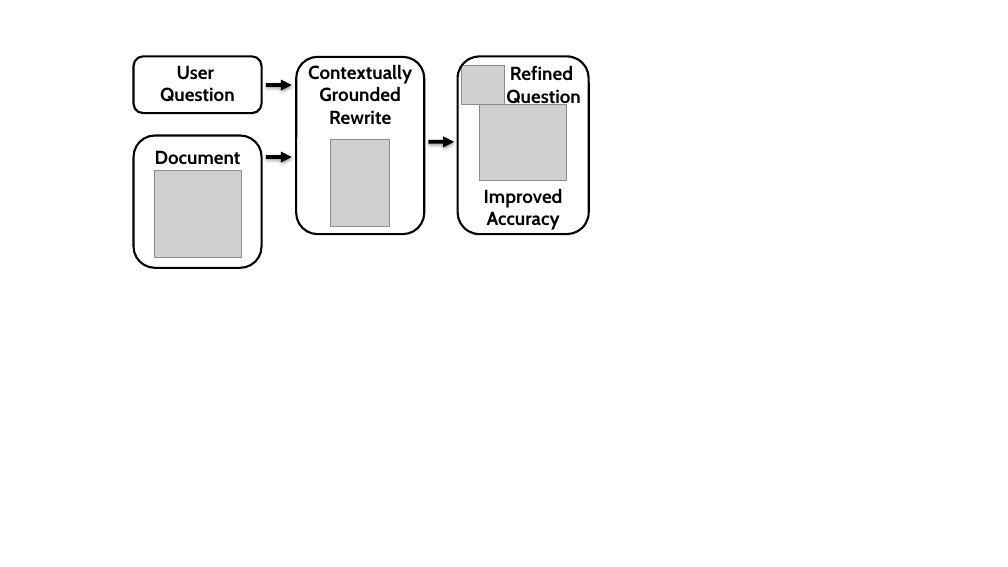
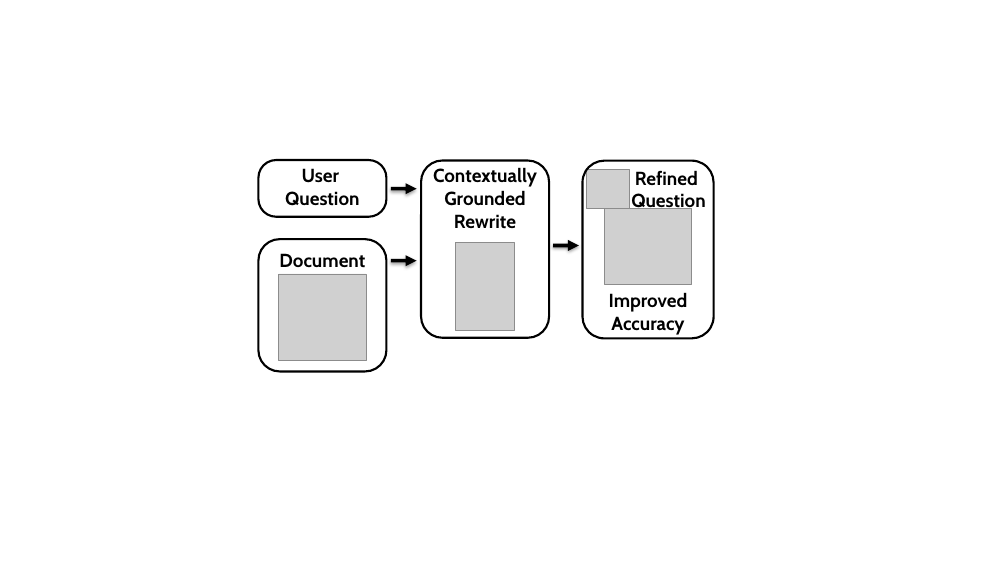
Before and after one commit to mmajurski/lm-rewrite-uplift, a slide deck: slide 3 of paper/figs/fig1.pptx. Drawn at 1008x567 pixels with LibreOffice and Linux fonts; fonts in the diff are those of the drawing; grey boxes stand for pictures. Boxes give left, top, right and bottom in pixels: in the first picture for what was removed or moved away, otherwise in the second. Text is boxed around its words. In the diff, an @@ line names an element or a change of style, - is before the commit and + after.

Commit message:
first half of results rewrite

```diff
--- a/paper/figs/fig1.pptx
+++ b/paper/figs/fig1.pptx
@@ rounded rectangle at bbox=[259, 160, 386, 217]: proportions changed @@
@@ 5 texts, 4 pictures, 4 rounded rectangles, 3 freeform shapes: place and size @@
-5 texts, 4 pictures, 4 rounded rectangles, 3 freeform shapes at bbox=[134, 57, 588, 268]
+5 texts, 4 pictures, 4 rounded rectangles, 3 freeform shapes at bbox=[259, 160, 713, 371]
```
Also in this commit, not shown: 5 slides added, 3 other files.
